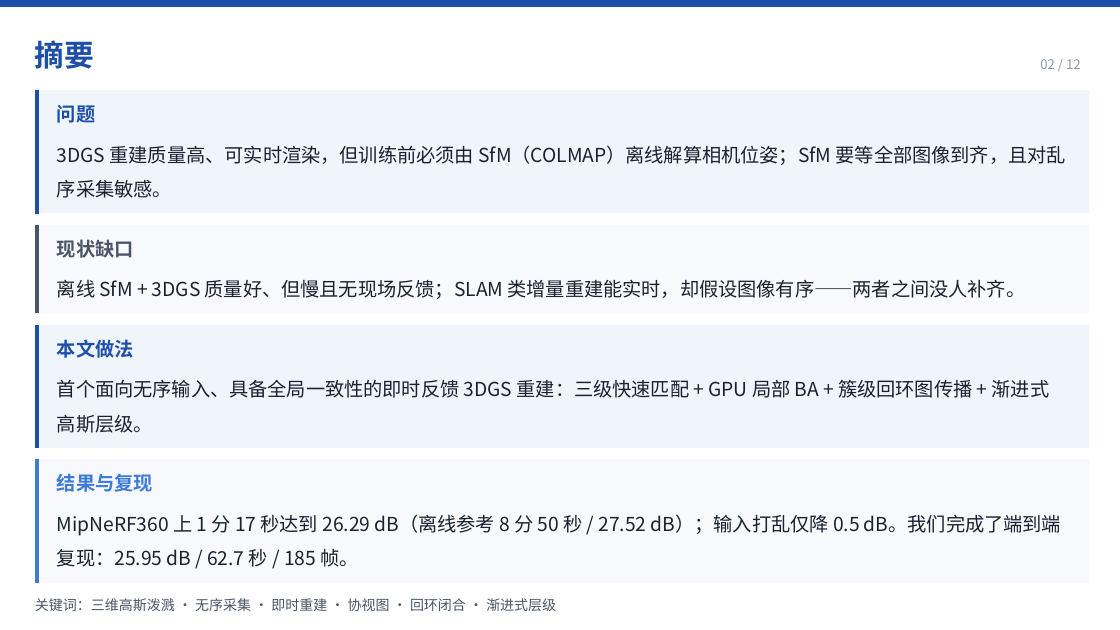
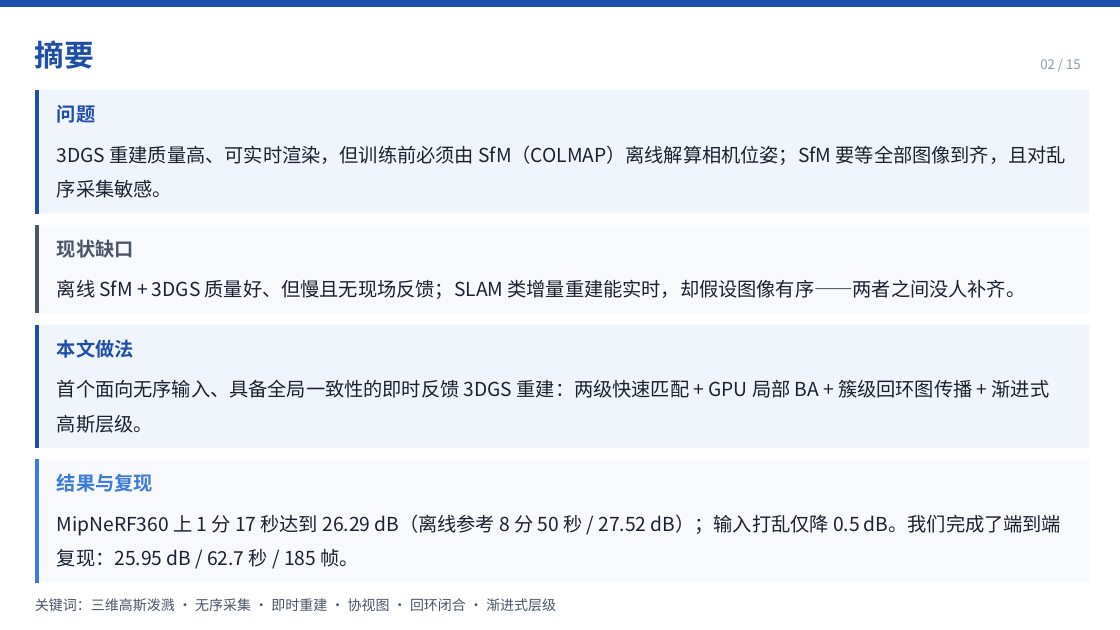
Before and after one commit to LeoZhengWei/ecnu-cs, a slide deck: slide 2 of ecnu-cg/02-PPT/PPT-即时三维高斯泼溅重建.pptx. Drawn at 1120x630 pixels with LibreOffice and Linux fonts; fonts in the diff are those of the drawing. Boxes give left, top, right and bottom in pixels: in the first picture for what was removed or moved away, otherwise in the second. Text is boxed around its words. In the diff, an @@ line names an element or a change of style, - is before the commit and + after.

```diff
--- a/ecnu-cg/02-PPT/PPT-即时三维高斯泼溅重建.pptx
+++ b/ecnu-cg/02-PPT/PPT-即时三维高斯泼溅重建.pptx
@@ text at (1040, 59, 1081, 69): text changed @@
-02 / 12
+02 / 15
@@ text at (57, 380, 1050, 433): text changed @@
-首个面向无序输入、具备全局一致性的即时反馈 3DGS 重建：三级快速匹配 + GPU 局部 BA + 簇级回环图传播 + 渐进式高斯层级。
+首个面向无序输入、具备全局一致性的即时反馈 3DGS 重建：两级快速匹配 + GPU 局部 BA + 簇级回环图传播 + 渐进式高斯层级。
```
Also in this commit, not shown: 9 other slides changed, 5 slides added, 2 slides removed, 26 other files.
